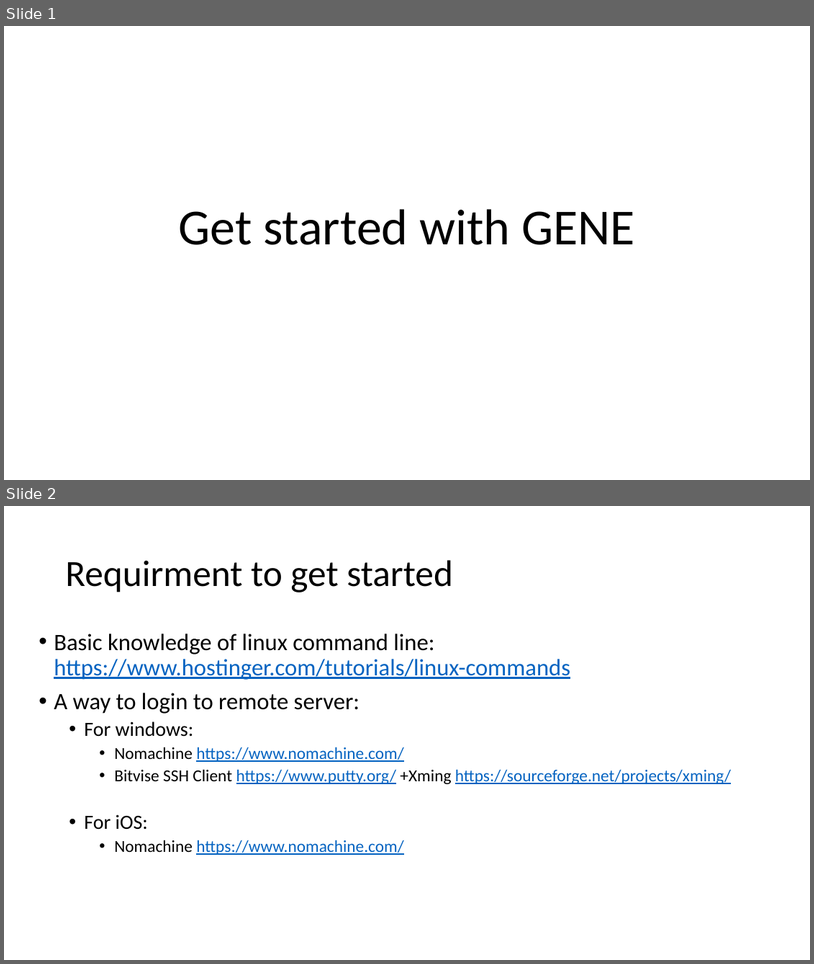
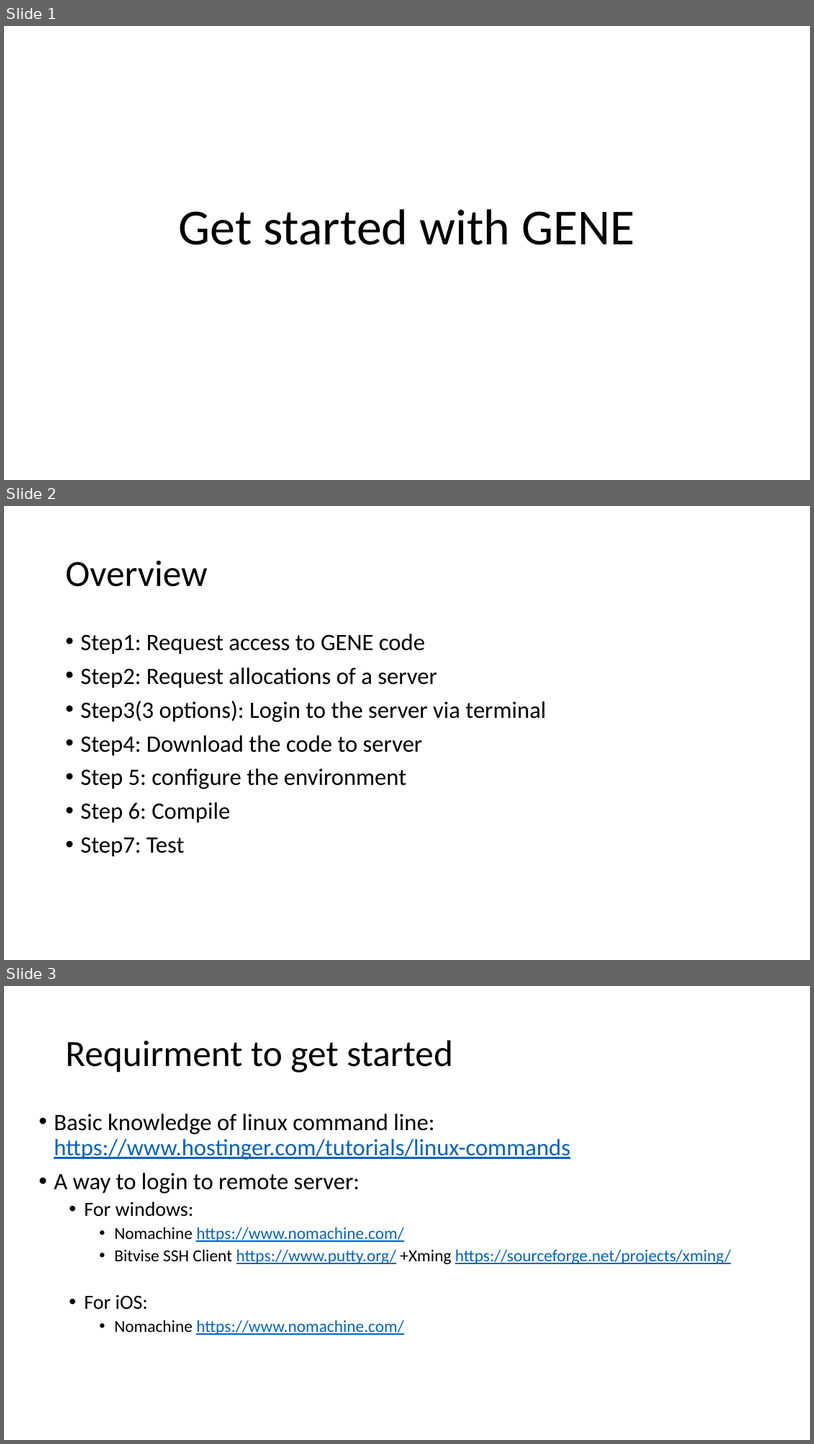
Before and after one commit to maxtcurie/Physics_Helper, a slide deck: Intro_to_GENE/0_Getting_started_with_GENE.pptx. Shown one above the other, each under a label of ours: slides 1 and 2 before the commit, slides 1, 2 and 3 after it. The pictures are 814x964 and 814x1444 pixels, drawn with LibreOffice and Linux fonts; fonts in the diff are those of the drawing. Boxes give left, top, right and bottom in pixels: in the first picture for what was removed or moved away, otherwise in the second. Text is boxed around its words. In the diff, an @@ line names an element or a change of style, - is before the commit and + after.

```diff
--- a/Intro_to_GENE/0_Getting_started_with_GENE.pptx
+++ b/Intro_to_GENE/0_Getting_started_with_GENE.pptx
@@ slide 2 added at (4,506,810,960), background #FFFFFF @@
@@ title added at (65,560,207,587), 44 pt, text #000000 @@
+Overview
@@ text added at (80,633,546,857), 28 pt, text #000000 @@
+• Step1: Request access to GENE code
+• Step2: Request allocations of a server
+• Step3(3 options): Login to the server via terminal
+• Step4: Download the code to server
+• Step 5: configure the environment
+• Step 6: Compile
+• Step7: Test
@@ what was slide 2 is now slide 3 @@
```
Also in this commit, not shown: 1 slide changed, 3 other slides added, 1 other file.
